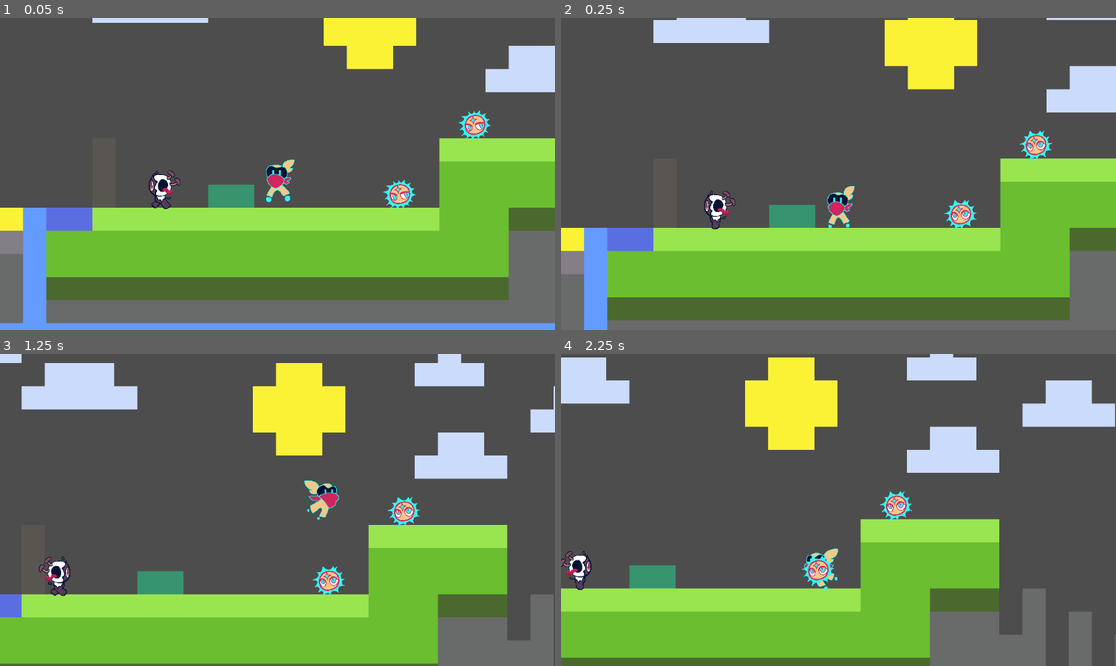
Above: before the commit, frames 1-4 (two rows, left to right).
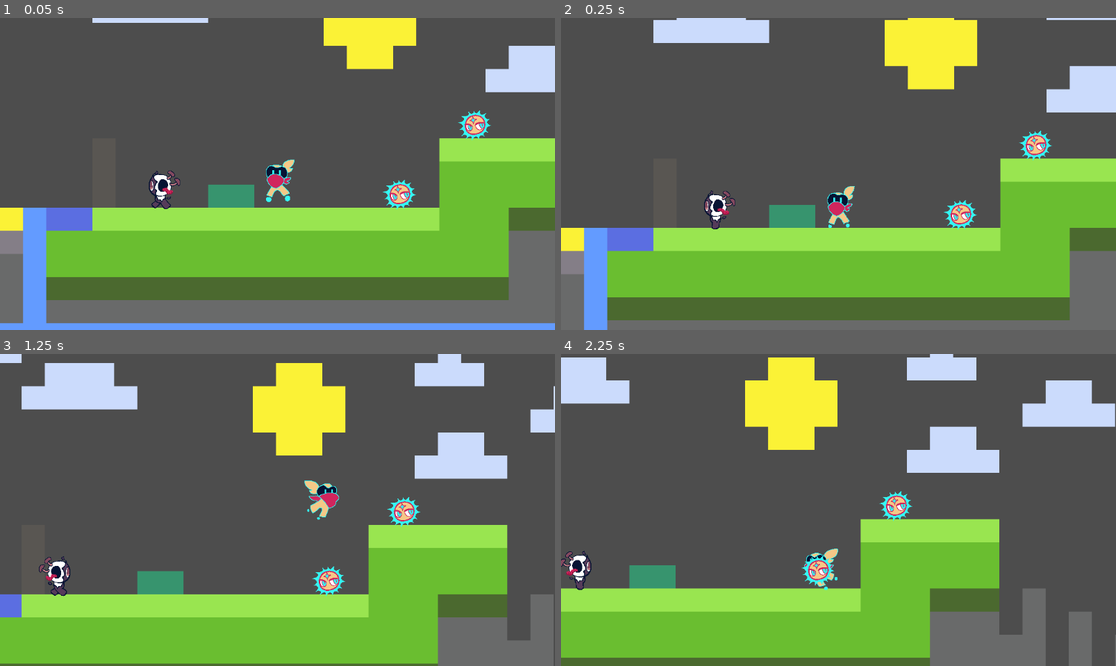
Above: after the commit, the same moments.

Repository: CookieRA9001/SI_motroidvenia
Game: Godot game, scene res://sceans/TestLevel.tscn
Two runs of this game, one before a commit and one after it. Both use one fixed random seed, a clock stepped at 60 frames per second and the inputs below.
Inputs:
- Up to frame 1 (0.05 s): no input
- Up to frame 2 (0.25 s): no input
- Up to frame 3 (1.25 s): hold D (move_right) from 0.53 s (still down); tap E (swap) at 0.6 s; tap Space (jump) at 0.77 s
- Up to frame 4 (2.25 s): tap Q (throw) at 1.35 s; tap Space (jump) at 1.52 s; release D (move_right) at 2.03 s; hold A (move_left) from 2.03 s (still down); tap E (swap) at 2.1 s

Frame 1 is identical in both runs. In frame 2, 0.3% of the frame differs, in the area x 68-89%, y 36-69%; in frame 3, 0.3%; in frame 4, 0.3%.

Commit message:
Changes to be committed: 	modified:   sceans/friendly_ally.tscn

Diff:
--- a/sceans/friendly_ally.tscn
+++ b/sceans/friendly_ally.tscn
@@ -46,7 +46,7 @@
 sprite_frames = SubResource("SpriteFrames_hif36")
 animation = &"idle"
 autoplay = "idle"
-frame_progress = 0.377219
+frame_progress = 0.0842759
 
 [node name="Hitbox" type="CollisionShape2D" parent="."]
 shape = SubResource("CircleShape2D_kbild")
